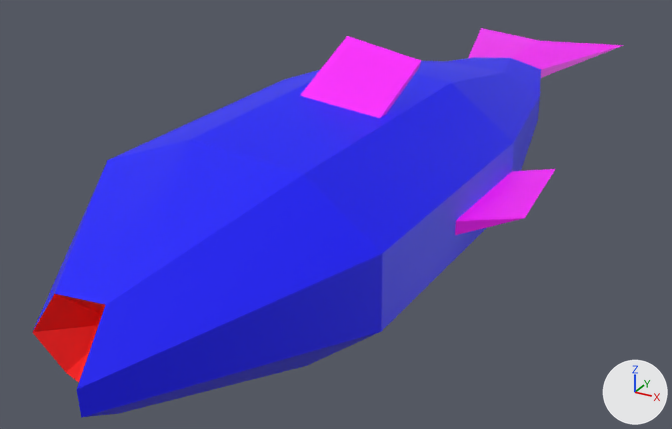
A saved change to the FBX model Artistkram/Adi/Level 1/Fisch/fisch_low.fbx.
Before and after are seen from a 50 mm lens placed at (0.00214, -0.00508, 0.00191), pointed at (-0.00043, -0.00041, -0.00043). The axes (+X, +Y, +Z) are drawn at lower right. The lights are the same throughout. Where no turn or scale is listed for an object, it has been applied to the vertices.

The older version as bpy lines, for what is in view:
```python
me_mesh = bpy.data.meshes.new('Mesh')
me_mesh.from_pydata(...)  # 67 vertices, 63 faces; spans x -0.00091..0.0009, y -0.00315..0.00323, z -0.00076..0.00076
# faces by material slot: [7, 36, 20]
me_mesh.materials.append(mat_mouth)  # red #ff0000
me_mesh.materials.append(mat_body)  # blue #0000ff
me_mesh.materials.append(mat_flosse)  # pink #ff00ff
ob_polysurface4 = bpy.data.objects.new('polySurface4', me_mesh)
ob_polysurface4.location = (0.0, 0.0, 0.0)
```
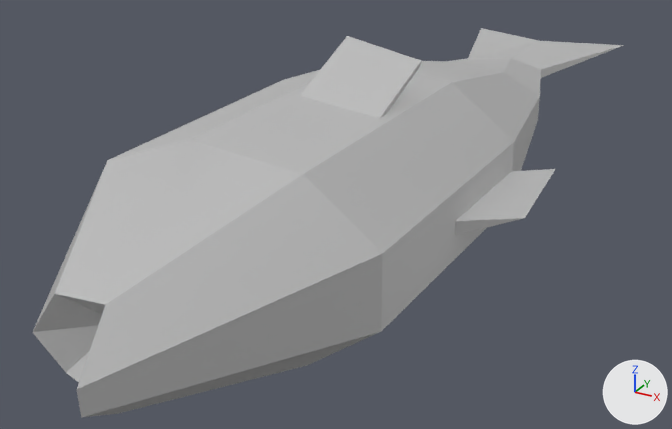
Edits to the scene script, one JSON object a line:
```json
{"op": "add", "block": "mat_lambert1", "code": ["mat_lambert1 = principled_material('lambert1')", "mat_lambert1.base_color = (0.5, 0.5, 0.5)  # grey #bcbcbc"]}
{"block": "me_mesh", "where": "me_mesh.from_pydata(...)  # 67 vertices, 63 faces; spans x -0.00091..0.0009, y -0.00315..0.00323, z -0.00076..0.00076"}
{"block": "me_mesh", "where": "# used by ob_polysurface4; location = (0.0, 0.0, 0.0)"}
{"block": "me_mesh", "change": "me_mesh part 1: all 7 faces that had it switch from mat_mouth (red #ff0000) to mat_lambert1 (grey #bcbcbc)"}
{"block": "me_mesh", "change": "me_mesh part 2: all 36 faces that had it switch from mat_body (blue #0000ff) to mat_lambert1 (grey #bcbcbc)"}
{"block": "me_mesh", "change": "me_mesh part 3: all 20 faces that had it switch from mat_flosse (pink #ff00ff) to mat_lambert1 (grey #bcbcbc)"}
```

Boxes [x1, y1, x2, y2] around the edits, measured in the pictures (672 x 429 px):
```json
{"part": 1, "of": "me_mesh", "change": "recoloured", "before": [32, 294, 105, 382], "after": [32, 294, 105, 382], "on screen": "red to grey"}
{"part": 2, "of": "me_mesh", "change": "recoloured", "before": [34, 57, 541, 417], "after": [34, 57, 541, 417], "on screen": "blue to grey"}
{"part": 3, "of": "me_mesh", "change": "recoloured", "before": [300, 28, 624, 235], "after": [300, 28, 624, 235], "on screen": "pink to grey"}
```
